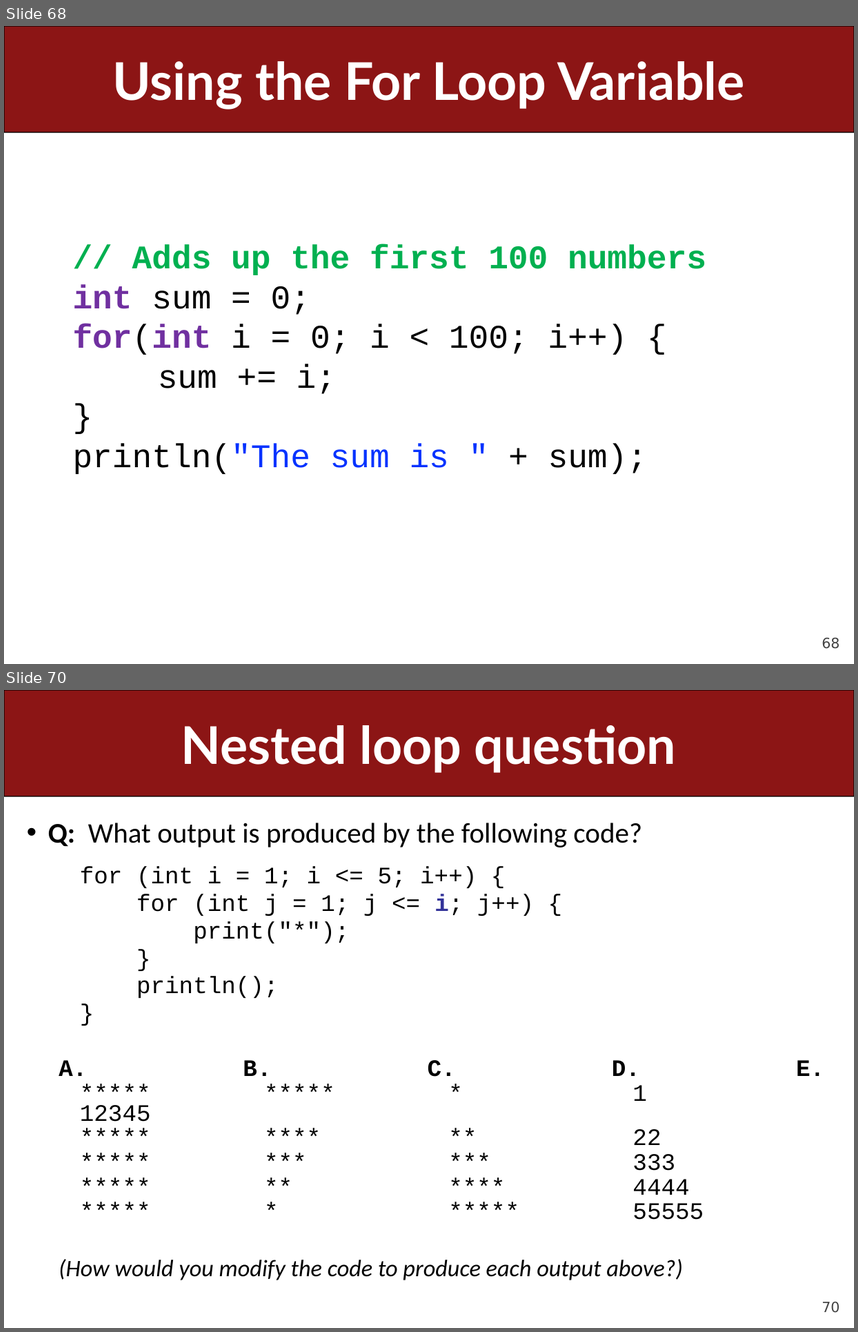
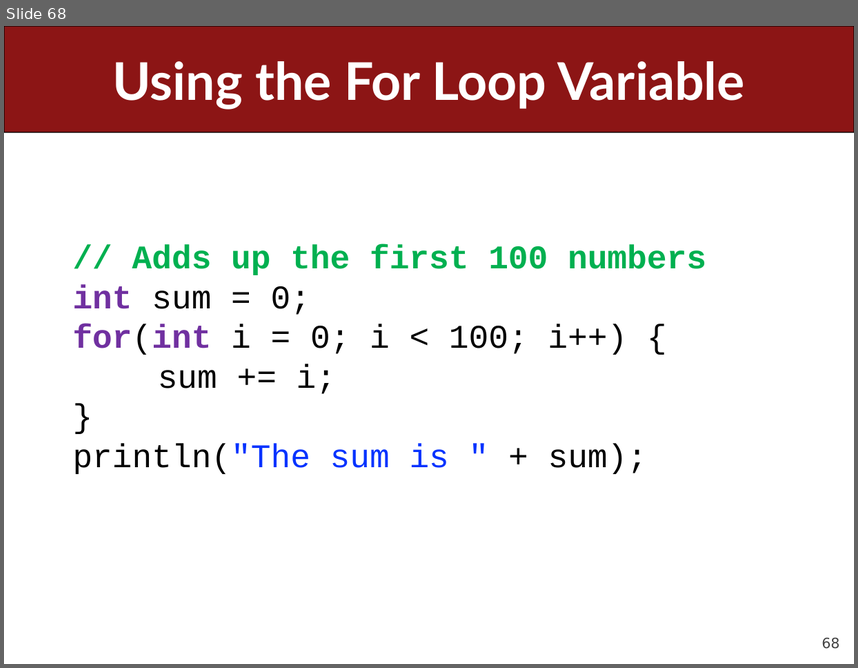
Before and after one commit to ckincaid17/cs106a-summer-2018, a slide deck: WWW/lectures/Lecture5/Lecture5.pptx. Shown one above the other, each under a label of ours: slides 68 and 70 before the commit, slide 68 after it; the slides between them are not shown. The pictures are 858x1332 and 858x668 pixels, drawn with LibreOffice and Linux fonts; fonts in the diff are those of the drawing. Boxes give left, top, right and bottom in pixels: in the first picture for what was removed or moved away, otherwise in the second. Text is boxed around its words. In the diff, an @@ line names an element or a change of style, - is before the commit and + after.

```diff
--- a/WWW/lectures/Lecture5/Lecture5.pptx
+++ b/WWW/lectures/Lecture5/Lecture5.pptx
@@ slide 70 removed at <box>4,690,854,1328</box>, background #FFFFFF; not listed: 2 template elements that a slide beside it also shows @@
@@ title removed at <box>181,725,676,773</box> @@
-Nested loop question
@@ text removed at <box>48,822,824,1280</box> @@
-• Q: What output is produced by the following code?
-  for (int i = 1; i <= 5; i++) {
-  for (int j = 1; j <= i; j++) {
-  print("*");
-  }
-  println();
-  }
-  A. B. C. D. E.
-  ***** ***** * 1 12345
-  ***** **** ** 22
-  ***** *** *** 333
-  ***** ** **** 4444
-  ***** * ***** 55555
-  (How would you modify the code to produce each output above?)
```
Also in this commit, not shown: 12 slides changed, 44 other slides removed, 4 other files.
